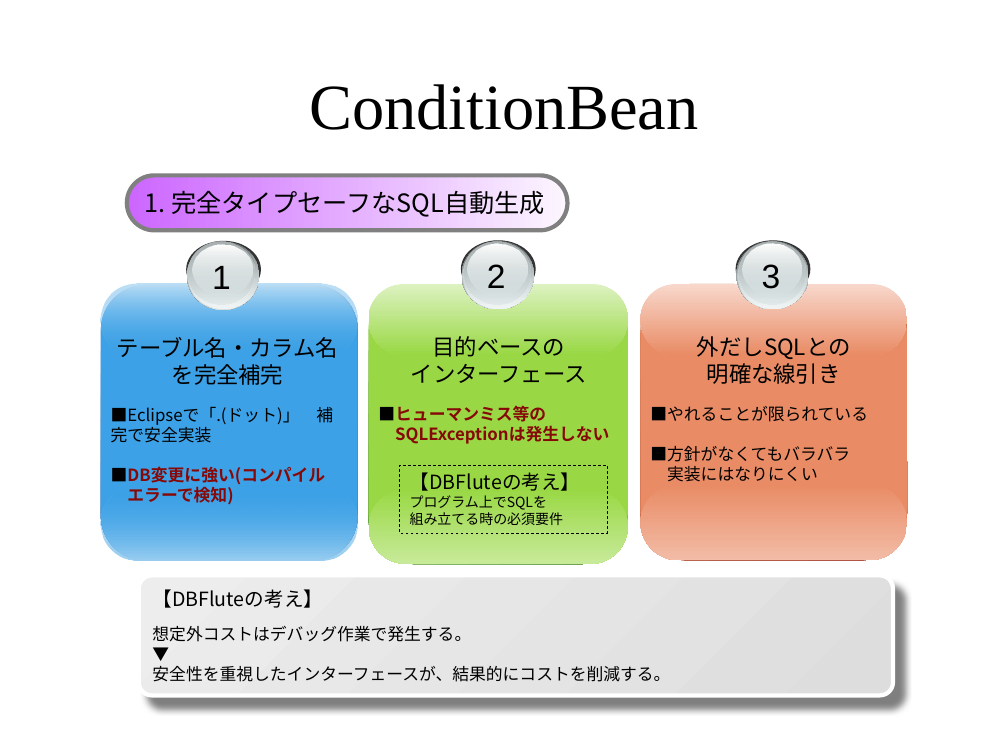
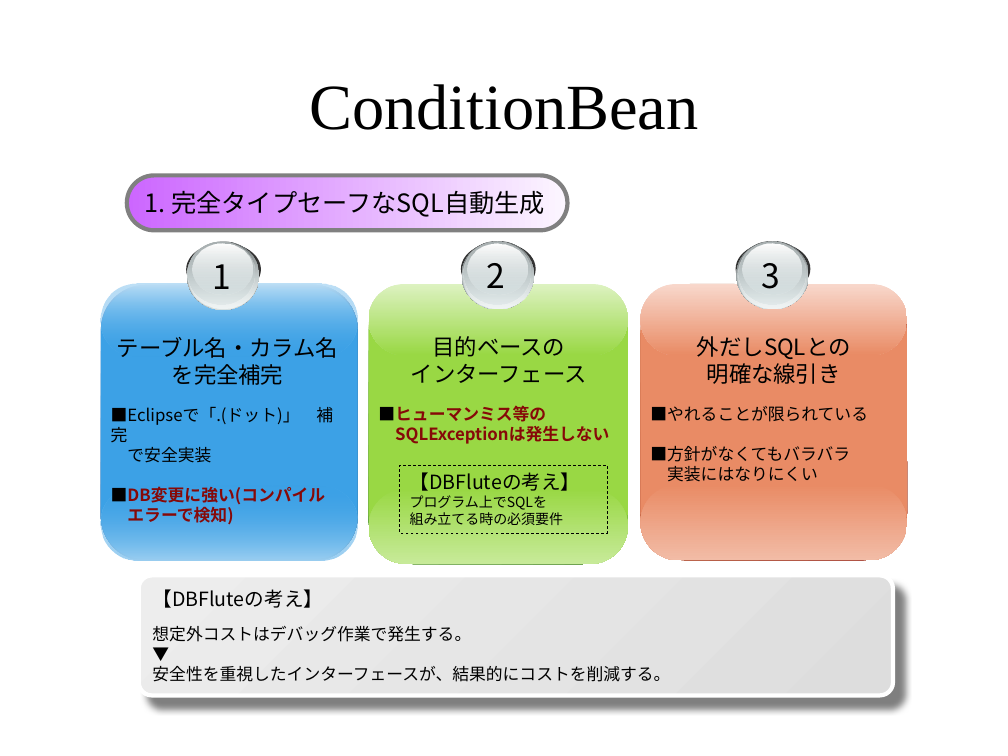
Before and after one commit to seasarorg/dbflute, a slide deck: slide 3 of dbflute/etc/doc/ref/session/resource/sc2008spring_a2_dbflute.pptx. Drawn at 1008x756 pixels with LibreOffice and Linux fonts; fonts in the diff are those of the drawing; background and template pictures are left out. Boxes give left, top, right and bottom in pixels: in the first picture for what was removed or moved away, otherwise in the second. Text is boxed around its words. In the diff, an @@ line names an element or a change of style, - is before the commit and + after.

```diff
--- a/dbflute/etc/doc/ref/session/resource/sc2008spring_a2_dbflute.pptx
+++ b/dbflute/etc/doc/ref/session/resource/sc2008spring_a2_dbflute.pptx
@@ font Arial to Noto Sans CJK JP in 3 elements at bbox=[212, 264, 231, 289], bbox=[487, 263, 506, 288], bbox=[762, 263, 781, 289] @@
@@ text at bbox=[111, 406, 333, 463]: text changed @@
-■Eclipseで「.(ドット)」 補完で安全実装
+■Eclipseで「.(ドット)」 補完
+で安全実装
```
Also in this commit, not shown: 3 other slides changed, 1 slide added, 1 slide removed.
